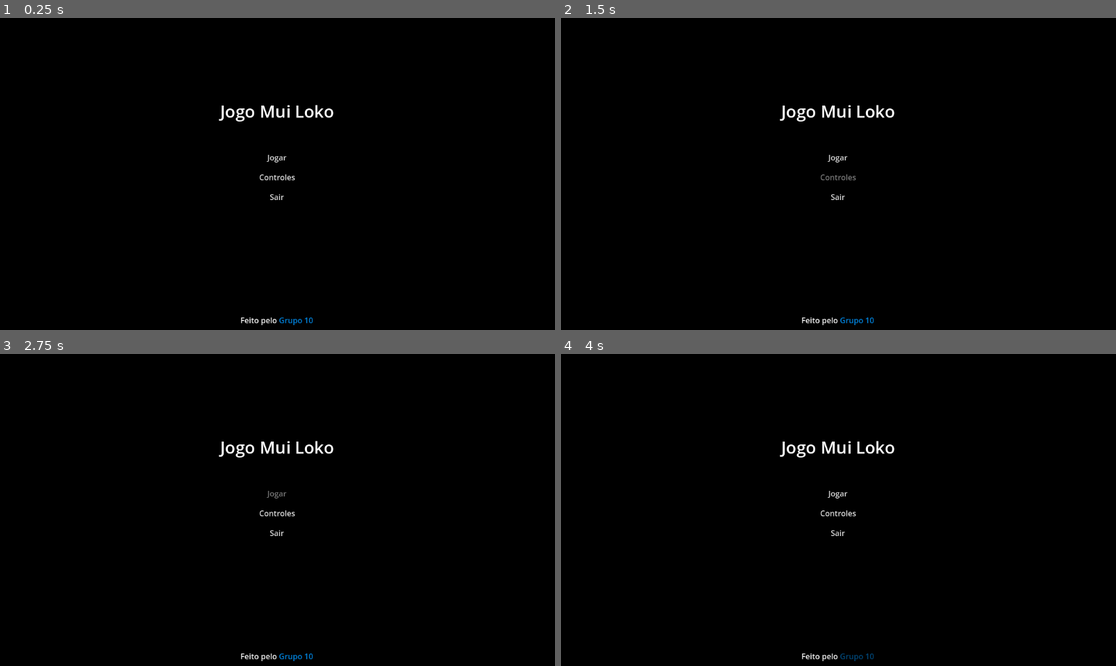
Above: before the commit, frames 1-4 (two rows, left to right).
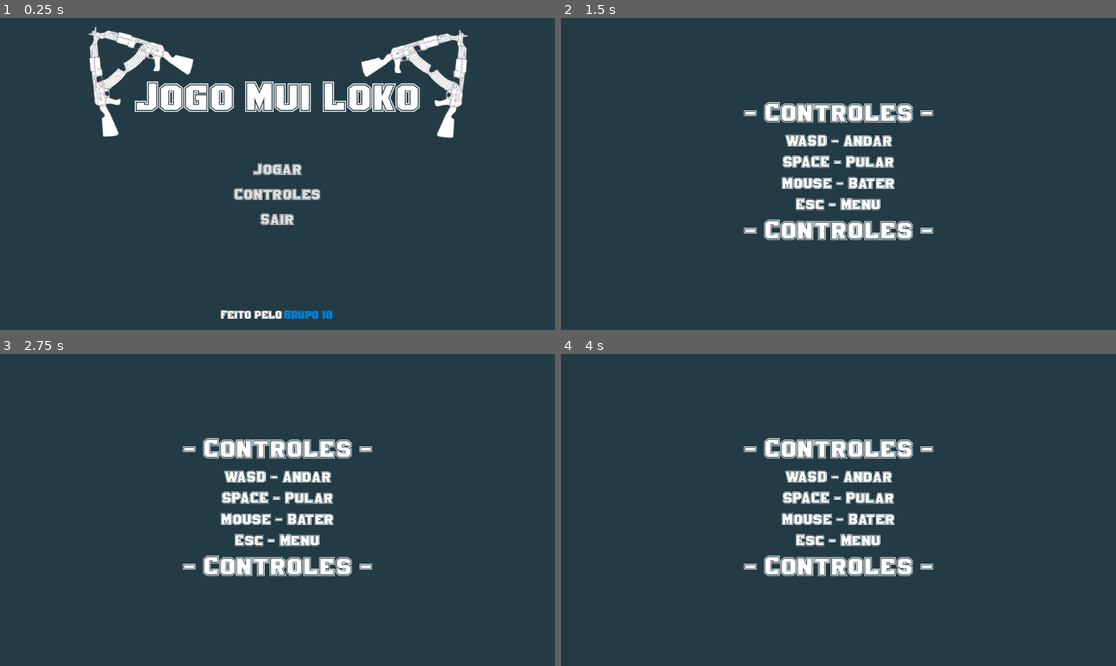
Above: after the commit, the same moments.

Repository: project-godot/project_godot_group10
Game: Godot game, scene res://main/MainMenu.tscn
The game is run twice, just before and just after one commit, with the same random seed, the same clock (stepped at 60 frames per second) and the same inputs. Before the commit the project starts from res://interface/main_menu.tscn.
Inputs (mouse positions are in pixels of both pictures, inside the frame that each line leads up to):
- Up to frame 1 (0.25 s): no input
- Up to frame 2 (1.5 s): click "Grupo 10" at 0.5 s; click "Controles" at 1.25 s
- Up to frame 3 (2.75 s): click (277, 494) at 2 s, where only the run before the commit has a clickable "Jogar"
- Up to frame 4 (4 s): click (838, 494) at 2.75 s, where only the run before the commit has a clickable "Jogar"; click (855, 656) at 3.5 s, where only the run before the commit has a clickable "Grupo 10"

The runs differ from the first frame. In frame 1, 100% of the frame differs, in the area x 0-100%, y 0-100%; in frame 2, 100%; in frame 3, 100%; in frame 4, 100%.

Commit message:
adjusted buttons and adjusted project and added image/fonts

Diff:
--- /dev/null
+++ b/main/Controls.tscn
@@ -0,0 +1,94 @@
+[gd_scene load_steps=2 format=3 uid="uid://rp6acgwrggiw"]
+
+[ext_resource type="FontFile" uid="uid://c2xs02gn1854n" path="res://assets/fonts/Golden Varsity Outline.ttf" id="1_8f2ha"]
+
+[node name="Controls" type="Control"]
+layout_mode = 3
+anchors_preset = 15
+anchor_right = 1.0
+anchor_bottom = 1.0
+grow_horizontal = 2
+grow_vertical = 2
+
+[node name="BackGroundColor" type="ColorRect" parent="."]
+layout_mode = 1
+anchors_preset = 15
+anchor_right = 1.0
+anchor_bottom = 1.0
+grow_horizontal = 2
+grow_vertical = 2
+color = Color(0.139447, 0.231082, 0.268781, 1)
+
+[node name="VContainer" type="VBoxContainer" parent="."]
+custom_minimum_size = Vector2(0, 300)
+layout_mode = 1
+anchors_preset = 8
+anchor_left = 0.5
+anchor_top = 0.5
+anchor_right = 0.5
+anchor_bottom = 0.5
+offset_left = -145.5
+offset_top = -150.0
+offset_right = 145.5
+offset_bottom = 150.0
+grow_horizontal = 2
+grow_vertical = 2
+size_flags_vertical = 0
+theme_override_constants/separation = 10
+alignment = 1
+
+[node name="HContainer" type="HBoxContainer" parent="VContainer"]
+layout_mode = 2
+alignment = 1
+
+[node name="LabelControl" type="Label" parent="VContainer/HContainer"]
+layout_mode = 2
+theme_override_fonts/font = ExtResource("1_8f2ha")
+theme_override_font_sizes/font_size = 60
+text = "- Controles -"
+horizontal_alignment = 1
+vertical_alignment = 1
+
+[node name="LabelRun" type="Label" parent="VContainer"]
+layout_mode = 2
+theme_override_fonts/font = ExtResource("1_8f2ha")
+theme_override_font_sizes/font_size = 35
+text = "WASD - Andar"
+horizontal_alignment = 1
+vertical_alignment = 1
+
+[node name="LabelJump" type="Label" parent="VContainer"]
+layout_mode = 2
+theme_override_fonts/font = ExtResource("1_8f2ha")
+theme_override_font_sizes/font_size = 35
+text = "SPACE - Pular"
+horizontal_alignment = 1
+vertical_alignment = 1
+
+[node name="LabelMouse" type="Label" parent="VContainer"]
+layout_mode = 2
+theme_override_fonts/font = ExtResource("1_8f2ha")
+theme_override_font_sizes/font_size = 35
+text = "Mouse - Bater"
+horizontal_alignment = 1
+vertical_alignment = 1
+
+[node name="LabelMenu" type="Label" parent="VContainer"]
+layout_mode = 2
+theme_override_fonts/font = ExtResource("1_8f2ha")
+theme_override_font_sizes/font_size = 35
+text = "Esc - Menu"
+horizontal_alignment = 1
+vertical_alignment = 1
+
+[node name="HContainer2" type="HBoxContainer" parent="VContainer"]
+layout_mode = 2
+alignment = 1
+
+[node name="LabelControl1" type="Label" parent="VContainer/HContainer2"]
+layout_mode = 2
+theme_override_fonts/font = ExtResource("1_8f2ha")
+theme_override_font_sizes/font_size = 60
+text = "- Controles -"
+horizontal_alignment = 1
+vertical_alignment = 1
--- a/interface/main_menu.tscn
+++ b/main/MainMenu.tscn
@@ -1,8 +1,7 @@
 [gd_scene load_steps=3 format=3 uid="uid://whq4xtv7pk31"]
 
-[ext_resource type="Script" uid="uid://cwbgh6gd56row" path="res://interface/main_menu.gd" id="1_g8ogf"]
-
-[sub_resource type="FontVariation" id="FontVariation_xxkca"]
+[ext_resource type="FontFile" uid="uid://c2xs02gn1854n" path="res://assets/fonts/Golden Varsity Outline.ttf" id="1_e0qxd"]
+[ext_resource type="Texture2D" uid="uid://dgomgr1hndemk" path="res://assets/images/ak-removebg-preview.png" id="2_id64e"]
 
 [node name="MainMenu" type="Control"]
 layout_mode = 3
@@ -11,7 +10,6 @@
 anchor_bottom = 1.0
 grow_horizontal = 2
 grow_vertical = 2
-script = ExtResource("1_g8ogf")
 
 [node name="BackGroundColor" type="ColorRect" parent="."]
 layout_mode = 1
@@ -20,31 +18,36 @@
 anchor_bottom = 1.0
 grow_horizontal = 2
 grow_vertical = 2
-color = Color(0, 0, 0, 1)
+color = Color(0.139447, 0.231082, 0.268781, 1)
 
 [node name="ContainerInfo" type="HBoxContainer" parent="."]
 layout_mode = 1
-anchors_preset = 7
+anchors_preset = -1
 anchor_left = 0.5
 anchor_top = 1.0
 anchor_right = 0.5
 anchor_bottom = 1.0
-offset_left = -77.5
-offset_top = -40.0
-offset_right = 77.5
+offset_left = -77.0
+offset_top = -49.0
+offset_right = 78.0
+offset_bottom = -9.0
 grow_horizontal = 2
-grow_vertical = 0
+grow_vertical = 2
 theme_override_constants/separation = 0
 alignment = 1
 
 [node name="TexInfo" type="Label" parent="ContainerInfo"]
 layout_mode = 2
+theme_override_fonts/font = ExtResource("1_e0qxd")
+theme_override_font_sizes/font_size = 25
 text = "Feito pelo"
 
 [node name="ButtonInfo" type="Button" parent="ContainerInfo" groups=["button"]]
 modulate = Color(0, 0.592157, 1, 1)
 layout_mode = 2
 focus_mode = 0
+theme_override_fonts/font = ExtResource("1_e0qxd")
+theme_override_font_sizes/font_size = 25
 text = "Grupo 10"
 flat = true
 
@@ -64,32 +67,37 @@
 
 [node name="GameName" type="Label" parent="MainContainer"]
 layout_mode = 2
-theme_override_font_sizes/font_size = 35
-text = "Jogo Mui Loko
-"
+theme_override_fonts/font = ExtResource("1_e0qxd")
+theme_override_font_sizes/font_size = 90
+text = "Jogo Mui Loko"
 horizontal_alignment = 1
 vertical_alignment = 1
 
 [node name="HContainer" type="HBoxContainer" parent="MainContainer"]
+custom_minimum_size = Vector2(0, 300)
 layout_mode = 2
 alignment = 1
 
 [node name="VContainer" type="VBoxContainer" parent="MainContainer/HContainer"]
+custom_minimum_size = Vector2(0, 300)
 layout_mode = 2
 size_flags_vertical = 0
 theme_override_constants/separation = 10
+alignment = 1
 
 [node name="ButtonPlay" type="Button" parent="MainContainer/HContainer/VContainer" groups=["button"]]
 layout_mode = 2
 focus_mode = 0
-theme_override_fonts/font = SubResource("FontVariation_xxkca")
+theme_override_fonts/font = ExtResource("1_e0qxd")
+theme_override_font_sizes/font_size = 35
 text = "Jogar"
 flat = true
 
 [node name="ButtonControls" type="Button" parent="MainContainer/HContainer/VContainer" groups=["button"]]
 layout_mode = 2
 focus_mode = 0
-theme_override_fonts/font = SubResource("FontVariation_xxkca")
+theme_override_fonts/font = ExtResource("1_e0qxd")
+theme_override_font_sizes/font_size = 35
 text = "Controles
 "
 flat = true
@@ -97,6 +105,21 @@
 [node name="ButtonQuit" type="Button" parent="MainContainer/HContainer/VContainer" groups=["button"]]
 layout_mode = 2
 focus_mode = 0
-theme_override_fonts/font = SubResource("FontVariation_xxkca")
+theme_override_fonts/font = ExtResource("1_e0qxd")
+theme_override_font_sizes/font_size = 35
 text = "Sair"
 flat = true
+
+[node name="ak" type="Sprite2D" parent="."]
+auto_translate_mode = 2
+position = Vector2(898, 107)
+rotation = 0.698132
+scale = Vector2(0.71045, 0.71045)
+texture = ExtResource("2_id64e")
+
+[node name="ak2" type="Sprite2D" parent="."]
+auto_translate_mode = 2
+position = Vector2(255, 103)
+rotation = -0.698132
+scale = Vector2(0.71, 0.71)
+texture = ExtResource("2_id64e")
--- a/interface/main_menu.gd
+++ b/managers/GameManager.gd
@@ -9,16 +9,16 @@
 func on_button_pressed(button: Button) -> void:
 	match button.name:
 		"ButtonPlay":
-			get_tree().change_scene_to_file("res://cenas/controls.tscn")
+			get_tree().change_scene_to_file("")
 
 		"ButtonControls":
-			get_tree().change_scene_to_file("res://cenas/controls.tscn")
+			get_tree().change_scene_to_file("res://main/Controls.tscn")
 
 		"ButtonQuit":
 			get_tree().quit()
 
 		"ButtonInfo":
-			OS.shell_open("https://seu_link_aqui.com")
+			OS.shell_open("https://media.licdn.com/dms/image/v2/C4E12AQGC77I_ni5vhQ/article-cover_image-shrink_600_2000/article-cover_image-shrink_600_2000/0/1547650472214?e=2147483647&v=beta&t=0IqtSeF59nVecE6-YVnVH1Pp2hw207O-eilh6pQaAMA")
 
 func mouse_interaction(button: Button, state: String) -> void:
 	match state:
--- a/project.godot
+++ b/project.godot
@@ -14,3 +14,13 @@
 run/main_scene="uid://whq4xtv7pk31"
 config/features=PackedStringArray("4.4", "Forward Plus")
 config/icon="res://icon.svg"
+
+[autoload]
+
+GameManager="*res://managers/GameManager.gd"
+
+[importer_defaults]
+
+animation_library={
+&"animation/fps": 30.0
+}
Binary file added: assets/fonts/Golden Varsity Outline.ttf
Not shown, added: assets/fonts/Golden Varsity Outline.ttf.import
Not shown, added: assets/fonts/Maketa-Normal-FFP.ttf.import
Binary file added: assets/images/ak-removebg-preview.png
Not shown, added: assets/images/ak-removebg-preview.png.import
Not shown, removed: interface/main_menu.gd.uid
Not shown, added: managers/GameManager.gd.uid
